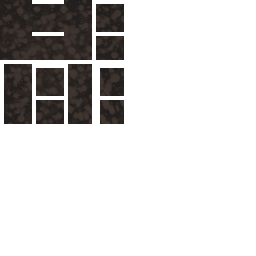
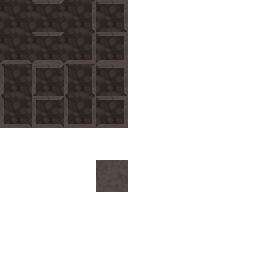
Revision of a layered w=256, h=256 image; what changed, layer by layer:
painted on "Wank tiles" over left=0, top=0, right=128, bottom=192
painted on "Background" over left=0, top=0, right=128, bottom=192
